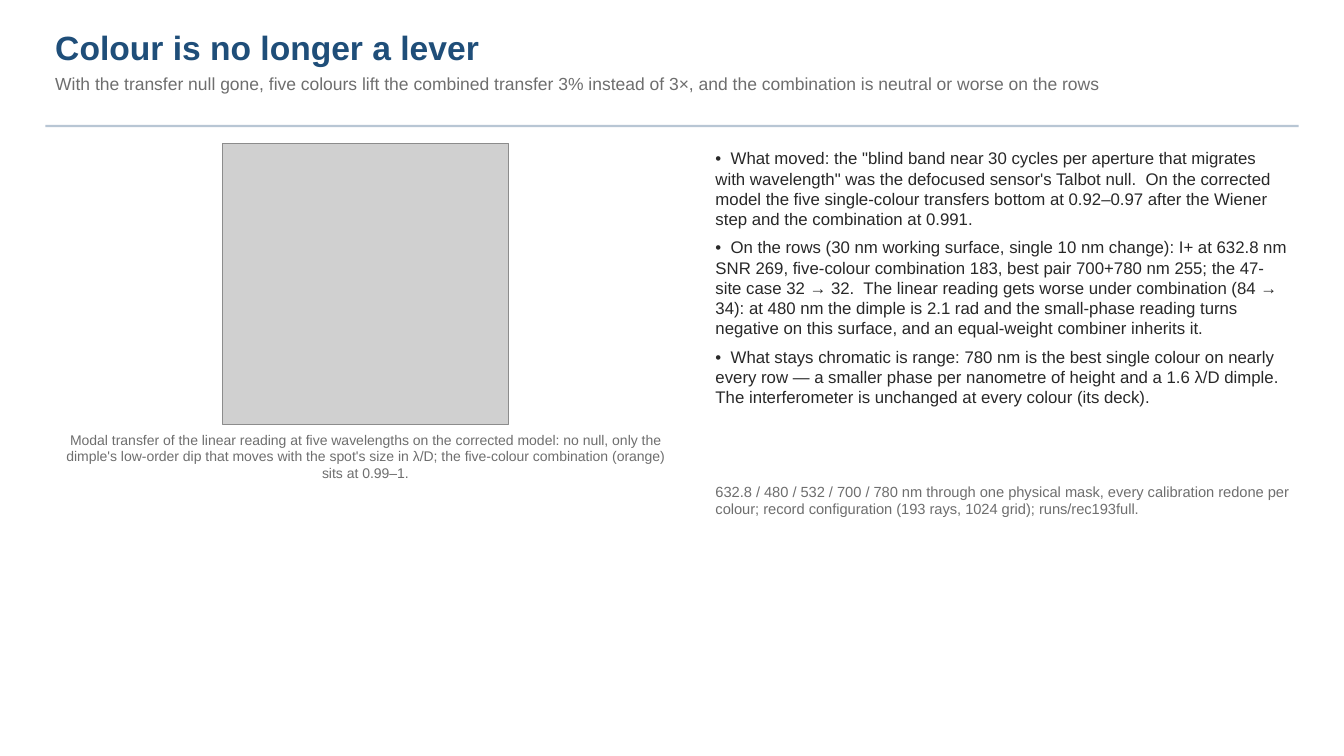
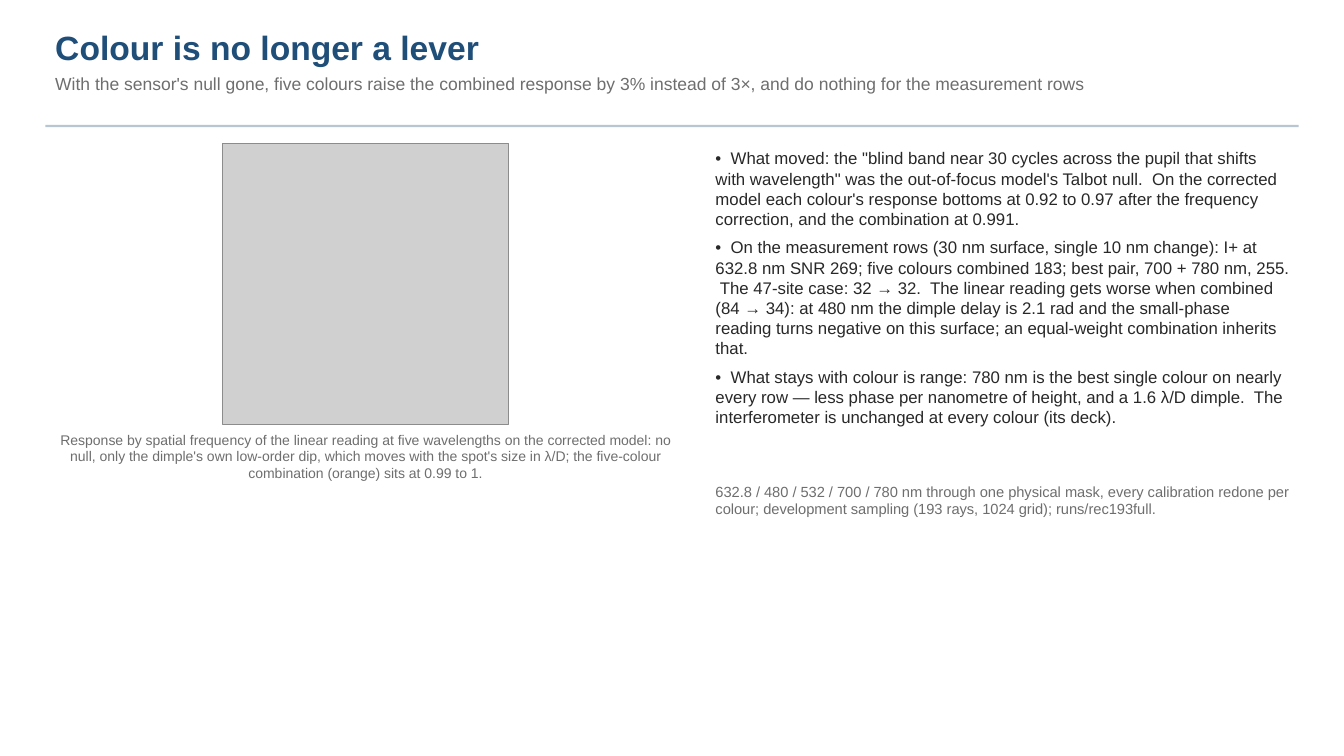
Before and after one commit to nasa-jpl/macos, a slide deck: slide 11 of demo_session/deck_zwfs.pptx (slide 10 before the commit). Drawn at 1344x756 pixels with LibreOffice and Linux fonts; fonts in the diff are those of the drawing; grey boxes stand for pictures. Boxes give left, top, right and bottom in pixels: in the first picture for what was removed or moved away, otherwise in the second. Text is boxed around its words. In the diff, an @@ line names an element or a change of style, - is before the commit and + after.

Commit message:
deck_zwfs fold 3b (Dave's review): plain-words pass on every slide; scoring definitions slide (gain/floor/SNR/working surface/state); range slide states accuracy after calibration and whether calibration can absorb the gain change; photons per state defined; slide refs = pptx numbers

```diff
--- a/demo_session/deck_zwfs.pptx
+++ b/demo_session/deck_zwfs.pptx
@@ text at (x1=55, y1=77, x2=1084, y2=94): text changed @@
-With the transfer null gone, five colours lift the combined transfer 3% instead of 3×, and the combination is neutral or worse on the rows
+With the sensor's null gone, five colours raise the combined response by 3% instead of 3×, and do nothing for the measurement rows
@@ text at (x1=715, y1=152, x2=1289, y2=427): text changed @@
-• What moved: the "blind band near 30 cycles per aperture that migrates with wavelength" was the defocused sensor's Talbot null. On the corrected model the five single-colour transfers bottom at 0.92–0.97 after the Wiener step and the combination at 0.991.
-• On the rows (30 nm working surface, single 10 nm change): I+ at 632.8 nm SNR 269, five-colour combination 183, best pair 700+780 nm 255; the 47-site case 32 → 32. The linear reading gets worse under combination (84 → 34): at 480 nm the dimple is 2.1 rad and the small-phase reading turns negative on this surface, and an equal-weight combiner inherits it.
-• What stays chromatic is range: 780 nm is the best single colour on nearly every row — a smaller phase per nanometre of height and a 1.6 λ/D dimple. The interferometer is unchanged at every colour (its deck).
+• What moved: the "blind band near 30 cycles across the pupil that shifts with wavelength" was the out-of-focus model's Talbot null. On the corrected model each colour's response bottoms at 0.92 to 0.97 after the frequency correction, and the combination at 0.991.
+• On the measurement rows (30 nm surface, single 10 nm change): I+ at 632.8 nm SNR 269; five colours combined 183; best pair, 700 + 780 nm, 255. The 47-site case: 32 → 32. The linear reading gets worse when combined (84 → 34): at 480 nm the dimple delay is 2.1 rad and the small-phase reading turns negative on this surface; an equal-weight combination inherits that.
+• What stays with colour is range: 780 nm is the best single colour on nearly every row — less phase per nanometre of height, and a 1.6 λ/D dimple. The interferometer is unchanged at every colour (its deck).
@@ text at (x1=60, y1=435, x2=671, y2=481): text changed @@
-Modal transfer of the linear reading at five wavelengths on the corrected model: no null, only the dimple's low-order dip that moves with the spot's size in λ/D; the five-colour combination (orange) sits at 0.99–1.
+Response by spatial frequency of the linear reading at five wavelengths on the corrected model: no null, only the dimple's own low-order dip, which moves with the spot's size in λ/D; the five-colour combination (orange) sits at 0.99 to 1.
@@ text at (x1=715, y1=486, x2=1289, y2=517): text changed @@
-632.8 / 480 / 532 / 700 / 780 nm through one physical mask, every calibration redone per colour; record configuration (193 rays, 1024 grid); runs/rec193full.
+632.8 / 480 / 532 / 700 / 780 nm through one physical mask, every calibration redone per colour; development sampling (193 rays, 1024 grid); runs/rec193full.
```
Also in this commit, not shown: 18 other slides changed, 1 slide added, 1 other file.
